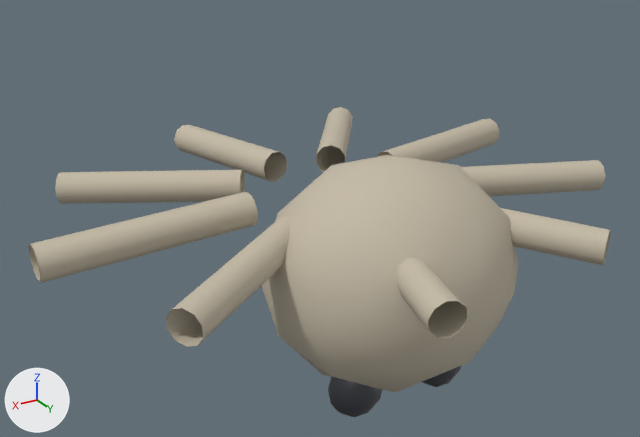
The glTF model models/obstacles/bones.glb as it was, and as the next commit left it.
Camera for both pictures: a camera (50 mm lens) standing at (1.183, 1.906, 1.0) and looking at (0.047, 0.012, 0.053). Arrows for +X, +Y and +Z are at lower left; the lights stay in place. The older version comes first. Where no turn or scale is listed for an object, it has been applied to the vertices.

Names of what the first picture shows: 'Bone_0', 'Bone_1', 'Bone_2', 'Bone_3', 'Bone_4', 'Bone_5', 'Bone_6', 'Bone_7', 'Bone_8', 'Bone_9', 'Eye', 'Eye.001', 'Skull'.
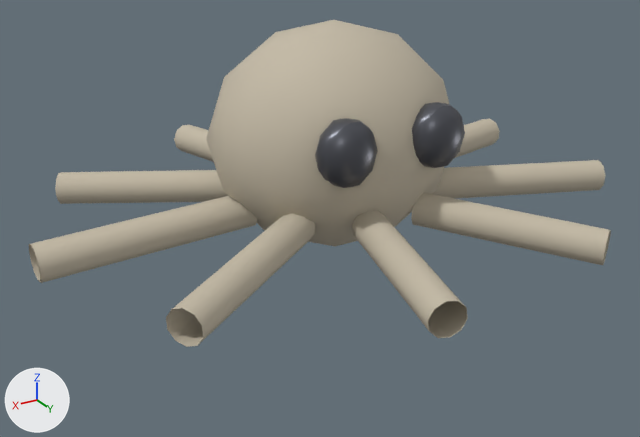
What differs and where, as boxes (x1, y1, x2, y2) in the pictures (640 x 437 px):
'Skull', moved
    before: (262, 155, 519, 392)
    after: (206, 20, 450, 246)
'Eye.001', moved
    before: (328, 377, 383, 417)
    after: (315, 118, 378, 188)
'Eye', moved
    before: (422, 366, 461, 387)
    after: (412, 102, 465, 168)
'Bone_2', unchanged, covered by the edit
    before: (174, 125, 287, 182)
    after: (174, 125, 214, 162)
'Bone_4', unchanged, covered by the edit
    before: (377, 118, 500, 163)
    after: (455, 118, 500, 158)
'Bone_3', unchanged, covered by the edit
    before: (316, 107, 353, 172)

Patch to the scene script:
```diff
--- a/models/obstacles/bones.glb.py
+++ b/models/obstacles/bones.glb.py
@@ ob_skull @@
 ob_skull = bpy.data.objects.new('Skull', me_icosphere)
-ob_skull.location = (0.0, 0.28, 0.0)
+ob_skull.location = (0.0, 0.0, 0.28)
@@ ob_eye @@
 ob_eye = bpy.data.objects.new('Eye', me_icosphere_001)
-ob_eye.location = (-0.13, 0.33, -0.27)
+ob_eye.location = (-0.13, 0.27, 0.33)
@@ ob_eye_001 @@
 ob_eye_001 = bpy.data.objects.new('Eye.001', me_icosphere_002)
-ob_eye_001.location = (0.13, 0.33, -0.27)
+ob_eye_001.location = (0.13, 0.27, 0.33)
```
